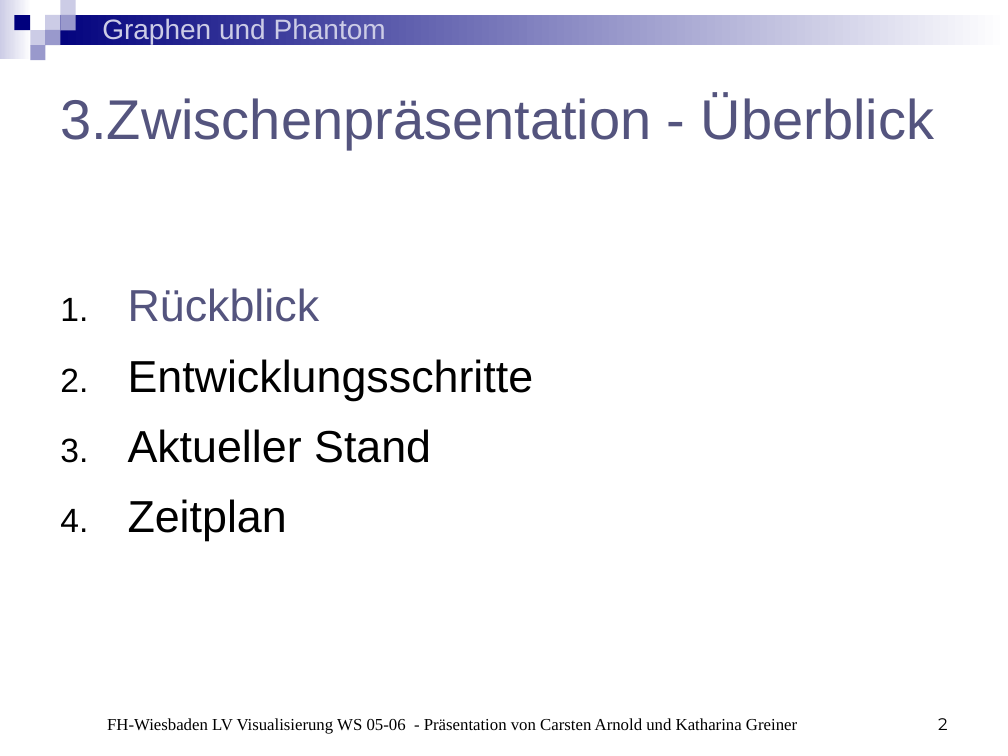
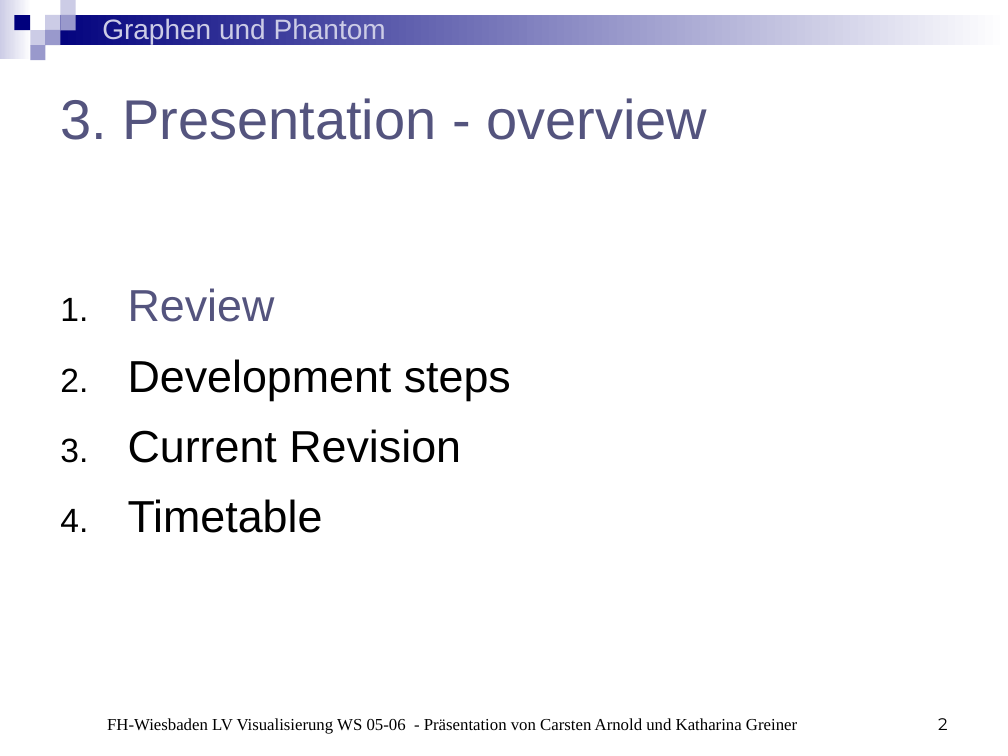
Before and after one commit to BackupTheBerlios/phantom-graphs-svn, a slide deck: slide 2 of trunk/Präsentationen/Präsentation3.ppt. Drawn at 1008x756 pixels with LibreOffice and Linux fonts; fonts in the diff are those of the drawing. Boxes give left, top, right and bottom in pixels: in the first picture for what was removed or moved away, otherwise in the second. Text is boxed around its words. In the diff, an @@ line names an element or a change of style, - is before the commit and + after.

```diff
--- a/trunk/Präsentationen/Präsentation3.ppt
+++ b/trunk/Präsentationen/Präsentation3.ppt
@@ title at box(60, 98, 707, 140): text changed @@
-3.Zwischenpräsentation - Überblick
+3. Presentation - overview
@@ text at box(128, 288, 511, 533): text changed @@
-1. Rückblick
-2. Entwicklungsschritte
-3. Aktueller Stand
-4. Zeitplan
+1. Review
+2. Development steps
+3. Current Revision
+4. Timetable
```
Also in this commit, not shown: 7 other slides changed.
